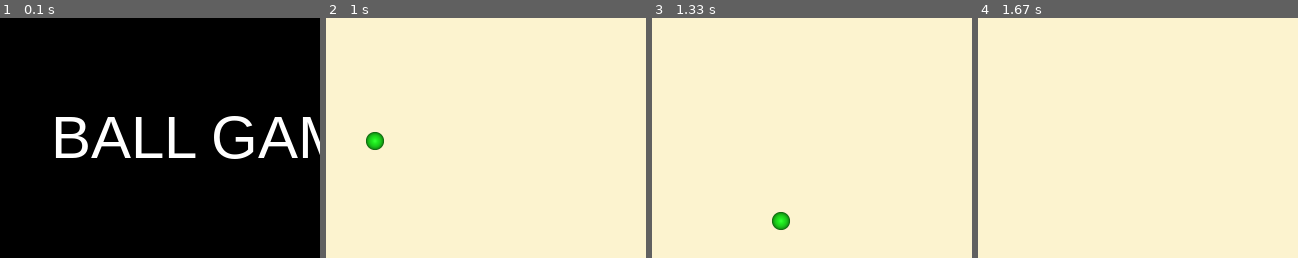
Above: before the commit, frames 1-4 (left to right).
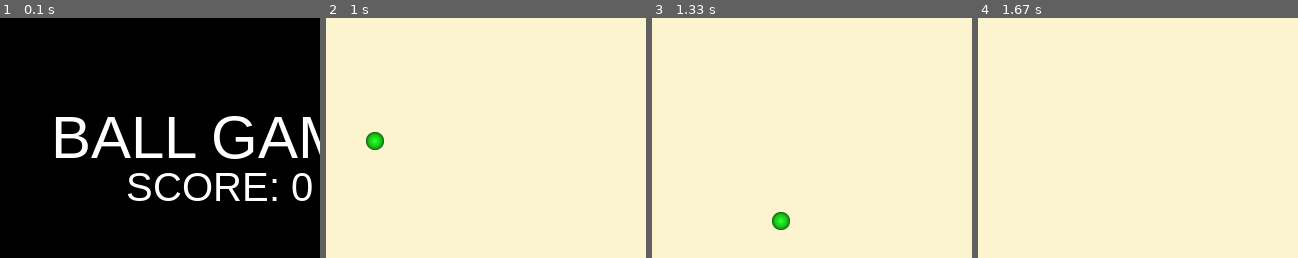
Above: after the commit, the same moments.

Repository: Aimar1109/3.Ebaluazioa
Game: pygame game, started from game_ball/game_02.py
The game is run twice, just before and just after one commit, with the same random seed, the same clock (stepped at 60 frames per second) and the same inputs.
Inputs:
- Up to frame 1 (0.1 s): no input
- Up to frame 2 (1 s): click "Play" at 0.38 s; hold Right from 0.67 s (still down)
- Up to frame 3 (1.33 s): release Right at 1.13 s; hold Right from 1.17 s (still down)
- Up to frame 4 (1.67 s): release Right at 1.63 s
The pictures show only the part of the screen within x 16-66%, y 6-56%; the shares and areas given below are measured in that part.

The runs differ from the first frame. In frame 1, 2.3% of the frame differs, in the area x 40-98%, y 64-77%; in frame 2, nothing differs; in frame 3, nothing differs; in frame 4, nothing differs.

Commit message:
draw score when die

Diff:
--- a/game_ball/game_02.py
+++ b/game_ball/game_02.py
@@ -26,13 +26,16 @@
 first = True
 
 # MENU FUNCTION
-def draw_menu():
+def draw_menu(score):
     ventana.fill((0, 0, 0))
     font = pygame.font.SysFont('arial', 40)
     font1 = pygame.font.SysFont('arial', 60)
 
     title1 = font1.render('BALL GAME', True, (255, 255, 255))
     ventana.blit(title1, (325 - title1.get_width()/2, 150 - title1.get_height()/2))
+
+    score_d = font.render('SCORE: '+ str(score), True, (255, 255, 255))
+    ventana.blit(score_d, (325 - score_d.get_width()/2, 200 - score_d.get_height()/2))
 
     start_button = font.render('Play', True, (255, 255, 255))
     start_button_rect = start_button.get_rect(center=(325, 300))
@@ -104,7 +107,7 @@
 
     # MENU
     else:
-        continue_button_rect, end_button_rect = draw_menu()
+        continue_button_rect, end_button_rect = draw_menu(score)
         for event in pygame.event.get():
             if event.type == pygame.MOUSEBUTTONDOWN:
                 if continue_button_rect.collidepoint(event.pos):
